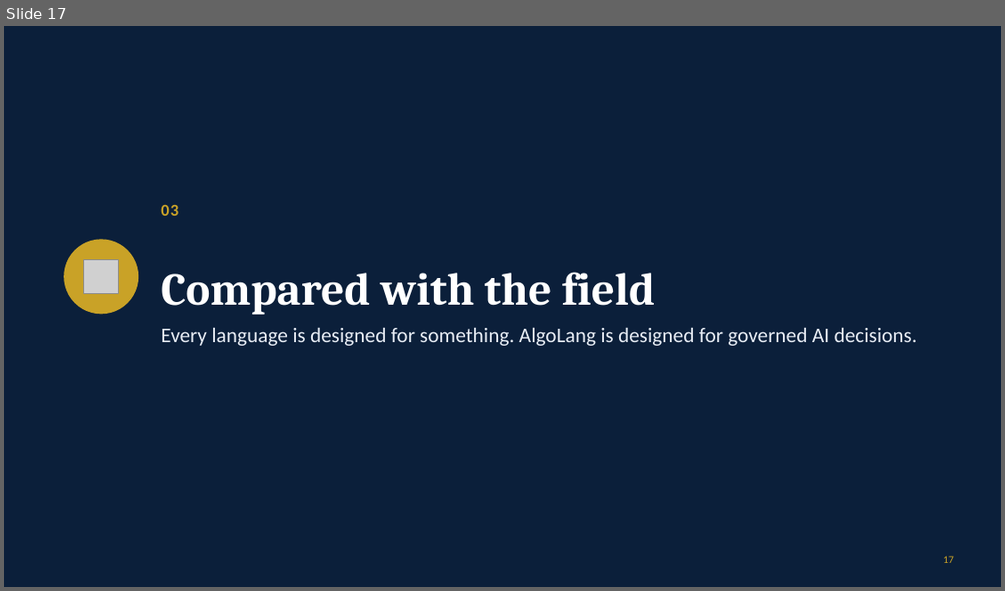
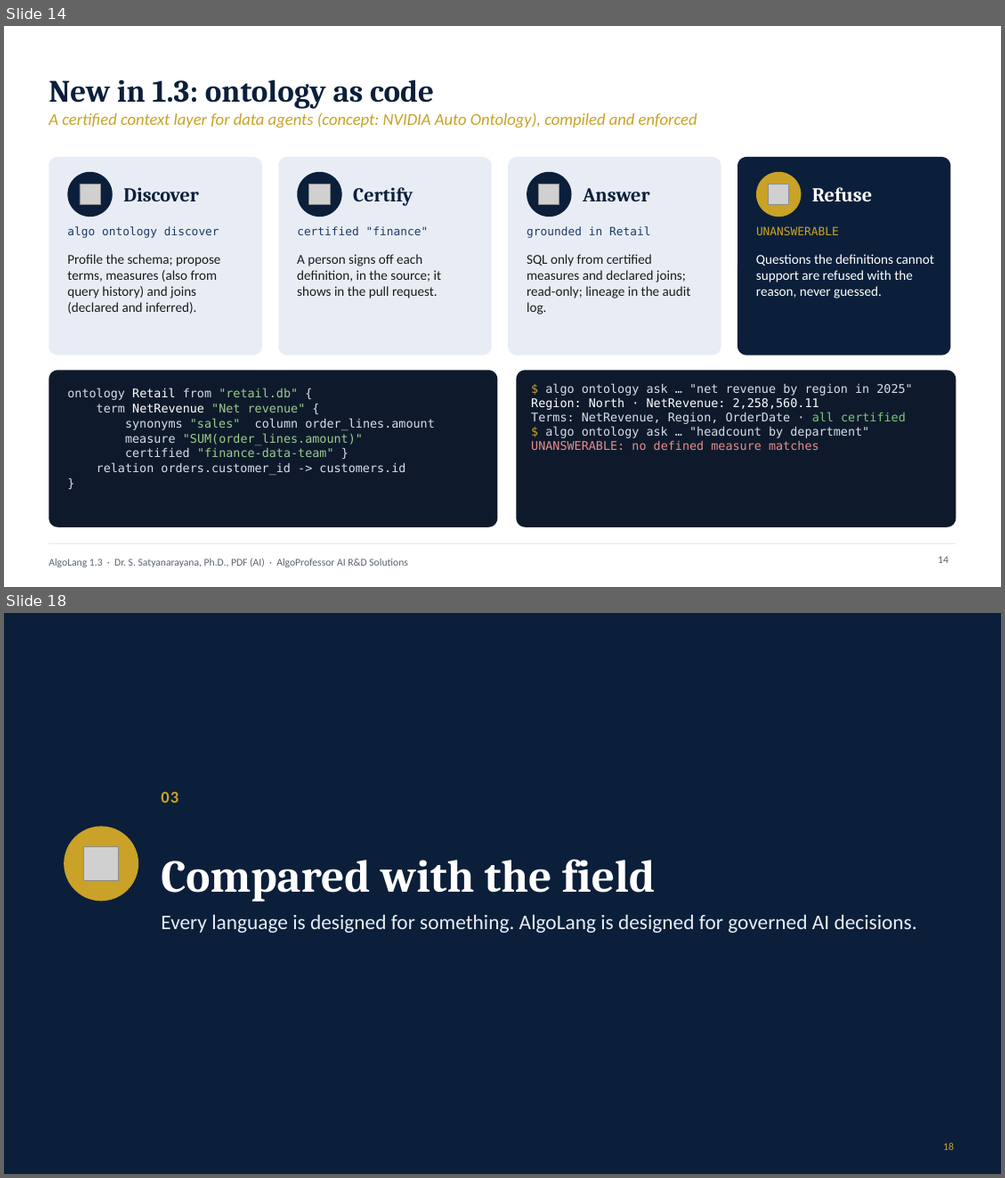
Before and after one commit to drssnaiml1-cell/algolang, a slide deck: docs/presentation/AlgoLang_Presentation.pptx. Shown one above the other, each under a label of ours: slide 17 before the commit, slides 14 and 18 after it; the slides between them are not shown. The pictures are 1005x591 and 1005x1178 pixels, drawn with LibreOffice and Linux fonts; fonts in the diff are those of the drawing; grey boxes stand for pictures. Boxes give left, top, right and bottom in pixels: in the first picture for what was removed or moved away, otherwise in the second. Text is boxed around its words. In the diff, an @@ line names an element or a change of style, - is before the commit and + after.

```diff
--- a/docs/presentation/AlgoLang_Presentation.pptx
+++ b/docs/presentation/AlgoLang_Presentation.pptx
@@ slide 14 added at (x1=4, y1=26, x2=1001, y2=587), background #FFFFFF @@
@@ title added at (x1=48, y1=79, x2=434, y2=109), 30 pt, text #0B1F3A, bold @@
+New in 1.3: ontology as code
@@ text added at (x1=48, y1=112, x2=697, y2=127), 16 pt, text #C9A227, italic @@
+A certified context layer for data agents (concept: NVIDIA Auto Ontology), compiled and enforced
@@ rounded rectangle added at (x1=48, y1=157, x2=262, y2=355), fill #E8EDF5 @@
@@ rounded rectangle added at (x1=278, y1=157, x2=492, y2=355), fill #E8EDF5 @@
@@ rounded rectangle added at (x1=508, y1=157, x2=721, y2=355), fill #E8EDF5 @@
@@ rounded rectangle added at (x1=737, y1=157, x2=951, y2=355), fill #0B1F3A @@
@@ ellipse added at (x1=67, y1=172, x2=113, y2=216), fill #0B1F3A @@
@@ picture added at (x1=80, y1=184, x2=100, y2=205) @@
@@ ellipse added at (x1=297, y1=172, x2=342, y2=216), fill #0B1F3A @@
@@ picture added at (x1=309, y1=184, x2=330, y2=205) @@
@@ ellipse added at (x1=526, y1=172, x2=572, y2=216), fill #0B1F3A @@
@@ picture added at (x1=539, y1=184, x2=559, y2=205) @@
@@ ellipse added at (x1=756, y1=172, x2=801, y2=216), fill #C9A227 @@
@@ picture added at (x1=769, y1=184, x2=789, y2=205) @@
@@ text added at (x1=123, y1=187, x2=199, y2=201), 19 pt, text #0B1F3A, bold @@
+Discover
@@ text added at (x1=353, y1=187, x2=413, y2=206), 19 pt, text #0B1F3A, bold @@
+Certify
@@ text added at (x1=582, y1=188, x2=649, y2=201), 19 pt, text #0B1F3A, bold @@
+Answer
@@ text added at (x1=812, y1=187, x2=872, y2=201), 19 pt, text #FFFFFF, bold @@
+Refuse
@@ text added at (x1=67, y1=226, x2=219, y2=238), 11 pt, text #1D3B66 @@
+algo ontology discover
@@ text added at (x1=297, y1=226, x2=429, y2=235), 11 pt, text #1D3B66 @@
+certified "finance"
@@ text added at (x1=526, y1=226, x2=650, y2=238), 11 pt, text #1D3B66 @@
+grounded in Retail
@@ text added at (x1=756, y1=226, x2=839, y2=235), 11 pt, text #C9A227 @@
+UNANSWERABLE
@@ text added at (x1=67, y1=254, x2=220, y2=313), 13 pt, text #1B1B1B @@
+Profile the schema; propose terms, measures (also from query history) and joins (declared and inferred).
@@ text added at (x1=297, y1=254, x2=442, y2=298), 13 pt, text #1B1B1B @@
+A person signs off each definition, in the source; it shows in the pull request.
@@ text added at (x1=526, y1=254, x2=691, y2=314), 13 pt, text #1B1B1B @@
+SQL only from certified measures and declared joins; read-only; lineage in the audit log.
@@ text added at (x1=756, y1=254, x2=933, y2=298), 13 pt, text #FFFFFF @@
+Questions the definitions cannot support are refused with the reason, never guessed.
@@ rounded rectangle added at (x1=48, y1=370, x2=498, y2=527), fill #0E1A2B @@
@@ rounded rectangle added at (x1=517, y1=370, x2=956, y2=527), fill #0E1A2B @@
@@ text added at (x1=67, y1=387, x2=435, y2=475), 11.5 pt, text #D6DEEA @@
+ontology Retail from "retail.db" {
+term NetRevenue "Net revenue" {
+synonyms "sales" column order_lines.amount
+measure "SUM(order_lines.amount)"
+certified "finance-data-team" }
+relation orders.customer_id -> customers.id
+}
@@ text added at (x1=531, y1=383, x2=912, y2=450), 11.5 pt, text #D6DEEA @@
+$ algo ontology ask … "net revenue by region in 2025"
+Region: North · NetRevenue: 2,258,560.11
+Terms: NetRevenue, Region, OrderDate · all certified
+$ algo ontology ask … "headcount by department"
+UNANSWERABLE: no defined measure matches
@@ line added from (48, 543) to (956, 543), #E8EDF5 1 pt @@
@@ text added at (x1=48, y1=557, x2=408, y2=567), 10 pt, text #5A6270 @@
+AlgoLang 1.3 · Dr. S. Satyanarayana, Ph.D., PDF (AI) · AlgoProfessor AI R&D Solutions
@@ page number added at (x1=938, y1=556, x2=948, y2=563), 10 pt, text #5A6270 @@
+14
@@ what was slide 17 is now slide 18 @@
@@ page number at (x1=943, y1=1143, x2=954, y2=1150): text changed @@
-17
+18
```
Also in this commit, not shown: 36 slides changed, 36 other files.
